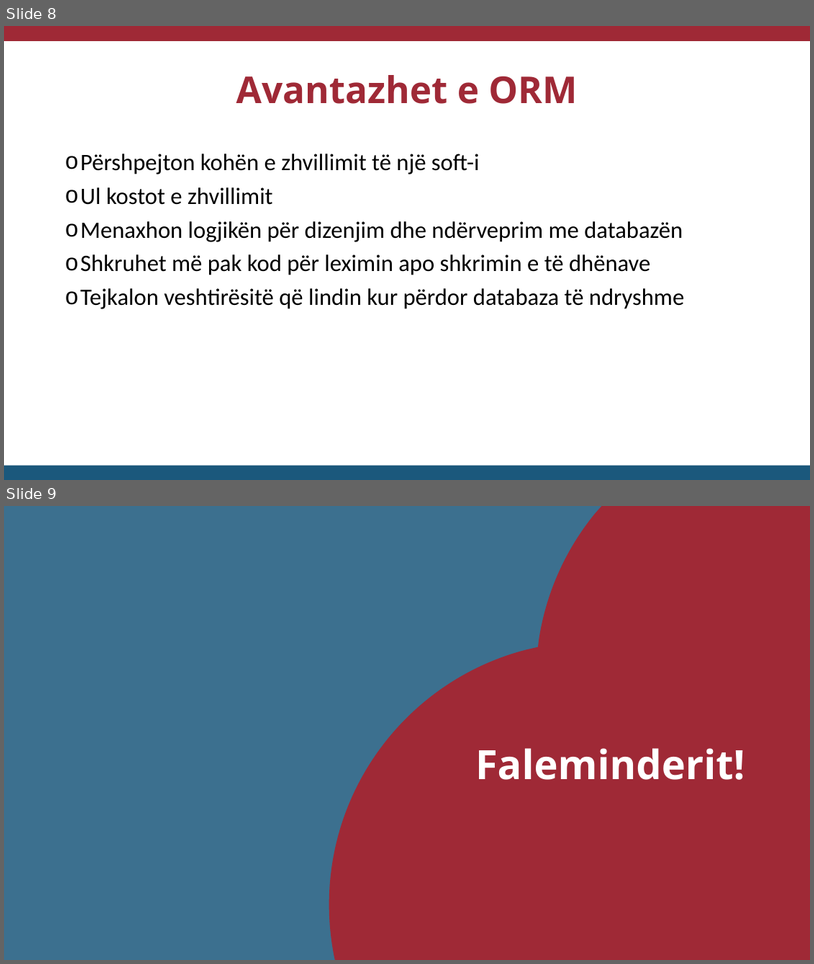
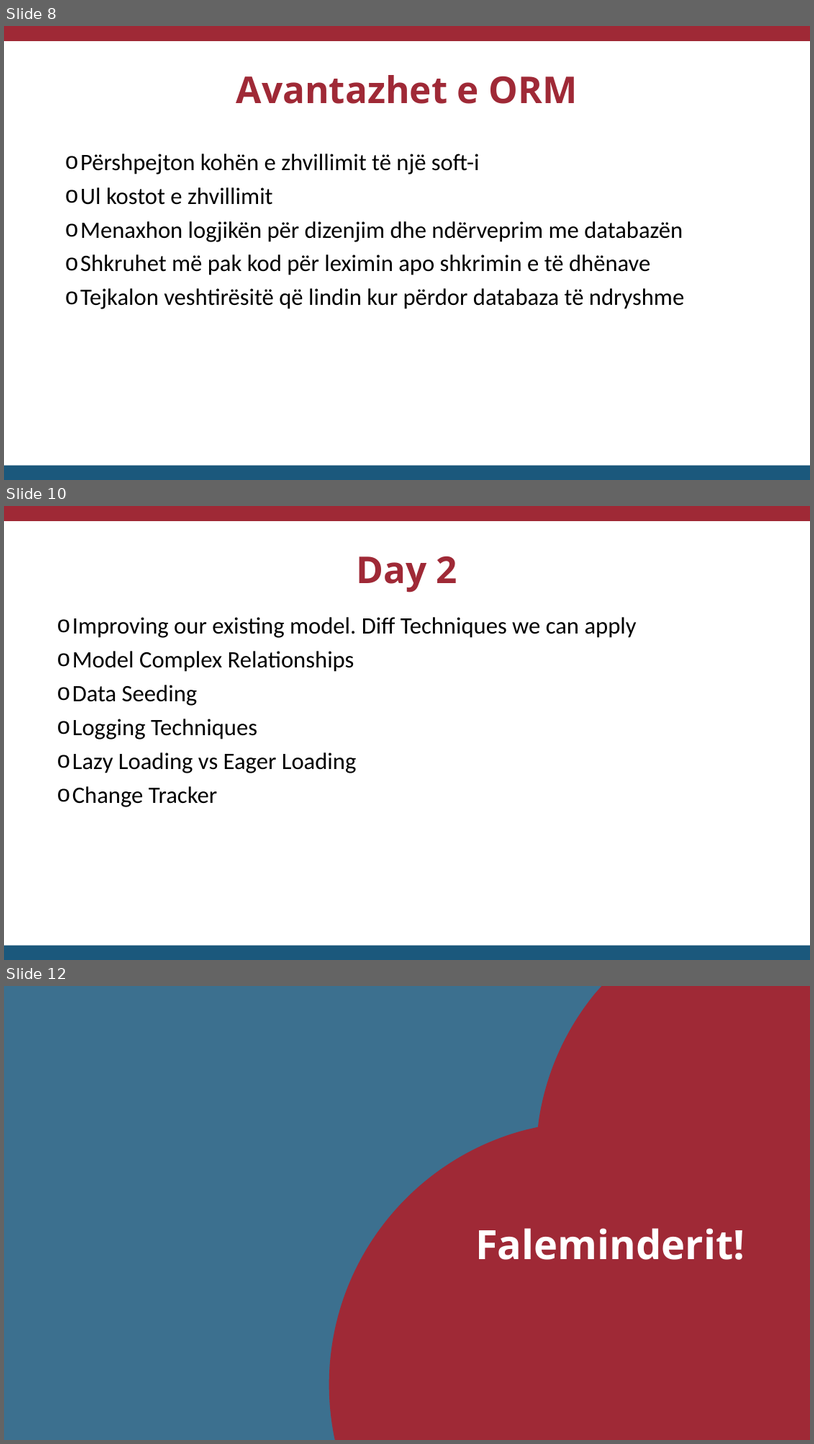
Before and after one commit to Jorind/ORM, a slide deck: ORM.pptx. Shown one above the other, each under a label of ours: slides 8 and 9 before the commit, slides 8, 10 and 12 after it; the slides between them are not shown. The pictures are 814x964 and 814x1444 pixels, drawn with LibreOffice and Linux fonts; fonts in the diff are those of the drawing. Boxes give left, top, right and bottom in pixels: in the first picture for what was removed or moved away, otherwise in the second. Text is boxed around its words. In the diff, an @@ line names an element or a change of style, - is before the commit and + after.

```diff
--- a/ORM.pptx
+++ b/ORM.pptx
@@ slide 10 added at [4,506,810,960], background #FFFFFF @@
@@ rectangle added at [4,506,810,521], fill #9F2936 @@
@@ text added at [356,556,458,592], 44 pt, text #9F2936, bold @@
+Day 2
@@ text added at [72,617,637,807], 28 pt, text #000000 @@
+o Improving our existing model. Diff Techniques we can apply
+o Model Complex Relationships
+o Data Seeding
+o Logging Techniques
+o Lazy Loading vs Eager Loading
+o Change Tracker
@@ rectangle added at [4,945,810,960], fill #1B587C @@
@@ what was slide 9 is now slide 12 @@
```
Also in this commit, not shown: 2 other slides added, 1 other file.
